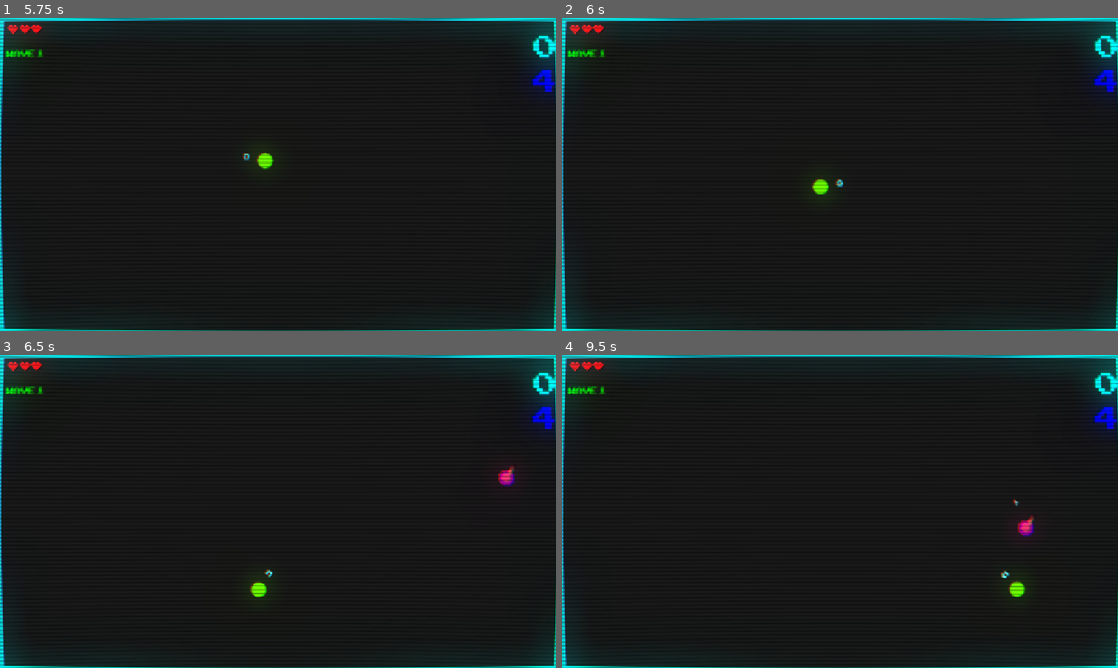
Above: before the commit, frames 1-4 (two rows, left to right).
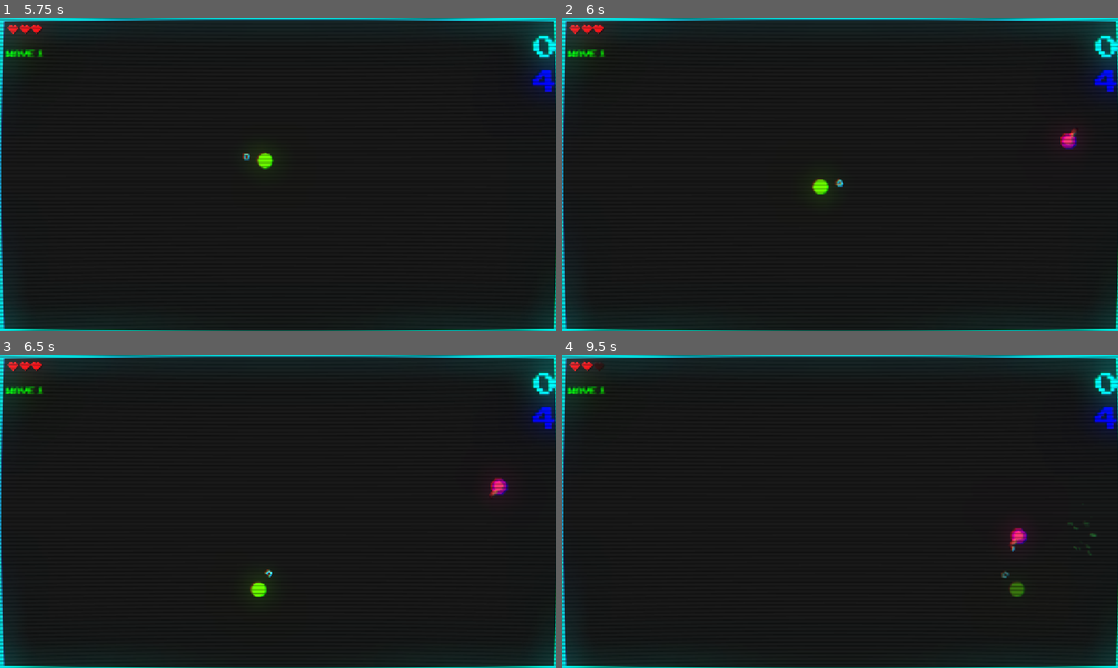
Above: after the commit, the same moments.

Repository: ktosox/GWJ80
Game: Godot game, scene res://level/home.tscn
Same seed, same stepped clock (60 frames per second), same inputs: the game is played once before the commit and once after it.
Inputs (mouse positions are in pixels of both pictures, inside the frame that each line leads up to):
- Up to frame 1 (5.75 s): click "Play" at 0.5 s; tap Enter (tutorial_exit) at 1.25 s; move the mouse to (400, 158) at 1.27 s; press the mouse at (400, 158) at 1.28 s; hold D (right) 1.28-2.03 s; move the mouse to (166, 190) at 2.02 s; release the mouse at (166, 190) at 2.03 s; hold Down (down) 2.03-2.78 s; click (166, 190) at 2.1 s; move the mouse to (333, 105) at 2.77 s; press the mouse at (333, 105) at 2.78 s; hold D (right) 2.78-3.53 s; move the mouse to (250, 237) at 3.52 s; release the mouse at (250, 237) at 3.53 s; hold W (up) 3.53-4.28 s; click (250, 237) at 3.6 s; move the mouse to (444, 221) at 4.27 s; press the mouse at (444, 221) at 4.28 s; hold A (left) from 4.28 s (still down); move the mouse to (111, 127) at 5.02 s; release the mouse at (111, 127) at 5.03 s; click (111, 127) at 5.1 s
- Up to frame 2 (6 s): move the mouse to (867, 174) at 5.77 s; release A (left) at 5.78 s; press the mouse at (867, 174) at 5.78 s; hold Down (down) from 5.78 s (still down)
- Up to frame 3 (6.5 s): keep holding Down (down)
- Up to frame 4 (9.5 s): move the mouse to (756, 433) at 6.52 s; release Down (down) at 6.53 s; release the mouse at (756, 433) at 6.53 s; hold D (right) 6.53-7.28 s; click (756, 433) at 6.6 s; move the mouse to (962, 495) at 7.27 s; press the mouse at (962, 495) at 7.28 s; hold W (up) 7.28-8.03 s; move the mouse to (728, 527) at 8.02 s; release the mouse at (728, 527) at 8.03 s; hold D (right) 8.03-8.78 s; click (728, 527) at 8.1 s; move the mouse to (895, 442) at 8.77 s; press the mouse at (895, 442) at 8.78 s; hold Down (down) from 8.78 s (still down)

Frame 1 is identical in both runs. In frame 2, 0.2% of the frame differs, in the area x 89-93%, y 35-42%; in frame 3, 0.3%; in frame 4, 0.5%, in the area x 5-97%, y 2-78%.

Commit message:
more balancing

Diff:
--- a/Game/enemy/enemy_spawner.gd
+++ b/Game/enemy/enemy_spawner.gd
@@ -25,9 +25,9 @@
 	var map_wave_to_enemy = {
 		1: [0],
 		2: [0,1,1],
-		3: [2,2,1],
-		4: [3,3,0,0],
-		5: [3,3,1,2],
+		3: [2,2,1,0],
+		4: [3,3,3,0],
+		5: [3,1,2,1],
 		6: [4,4,0,1],
 		7: [4,4,1,2],
 		8: [4,4,4,3,3]
@@ -36,7 +36,7 @@
 	if map_wave_to_enemy.has(wave):
 
 		random_from_wave = map_wave_to_enemy[wave][randi()%map_wave_to_enemy[wave].size()]
-		print("random_from_wave: ",random_from_wave,", map_wave_to_enemy[wave]: ",map_wave_to_enemy[wave])
+		#print("random_from_wave: ",random_from_wave,", map_wave_to_enemy[wave]: ",map_wave_to_enemy[wave])
 	else:
 
 		random_from_wave = randi()%all_enemy_packages.size()
--- a/Game/level/test_level.tscn
+++ b/Game/level/test_level.tscn
@@ -71,7 +71,7 @@
 autostart = true
 
 [node name="spawn_timer" type="Timer" parent="."]
-wait_time = 4.5
+wait_time = 4.0
 autostart = true
 
 [node name="FixedSquare" type="Sprite2D" parent="."]
